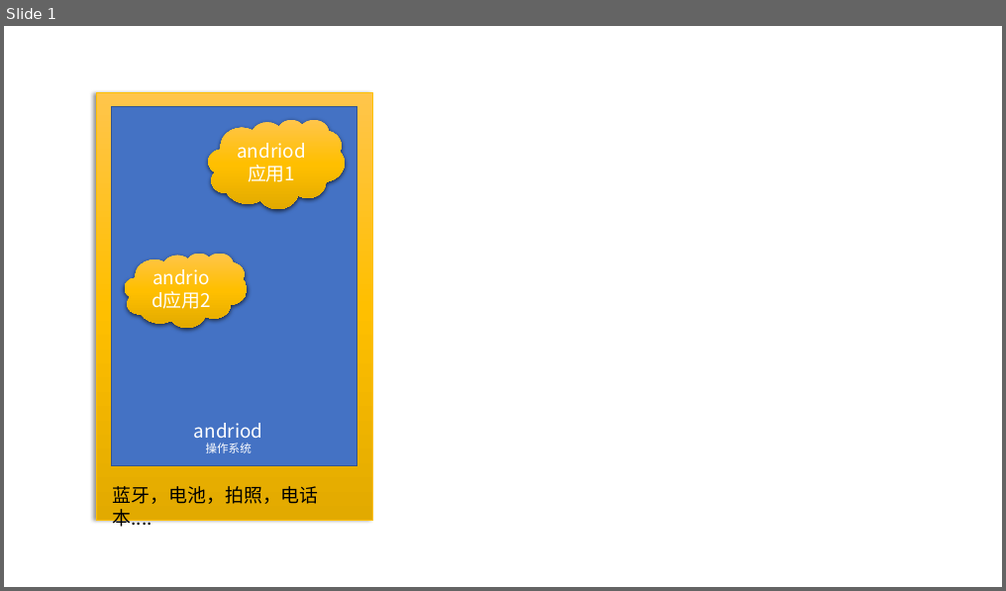
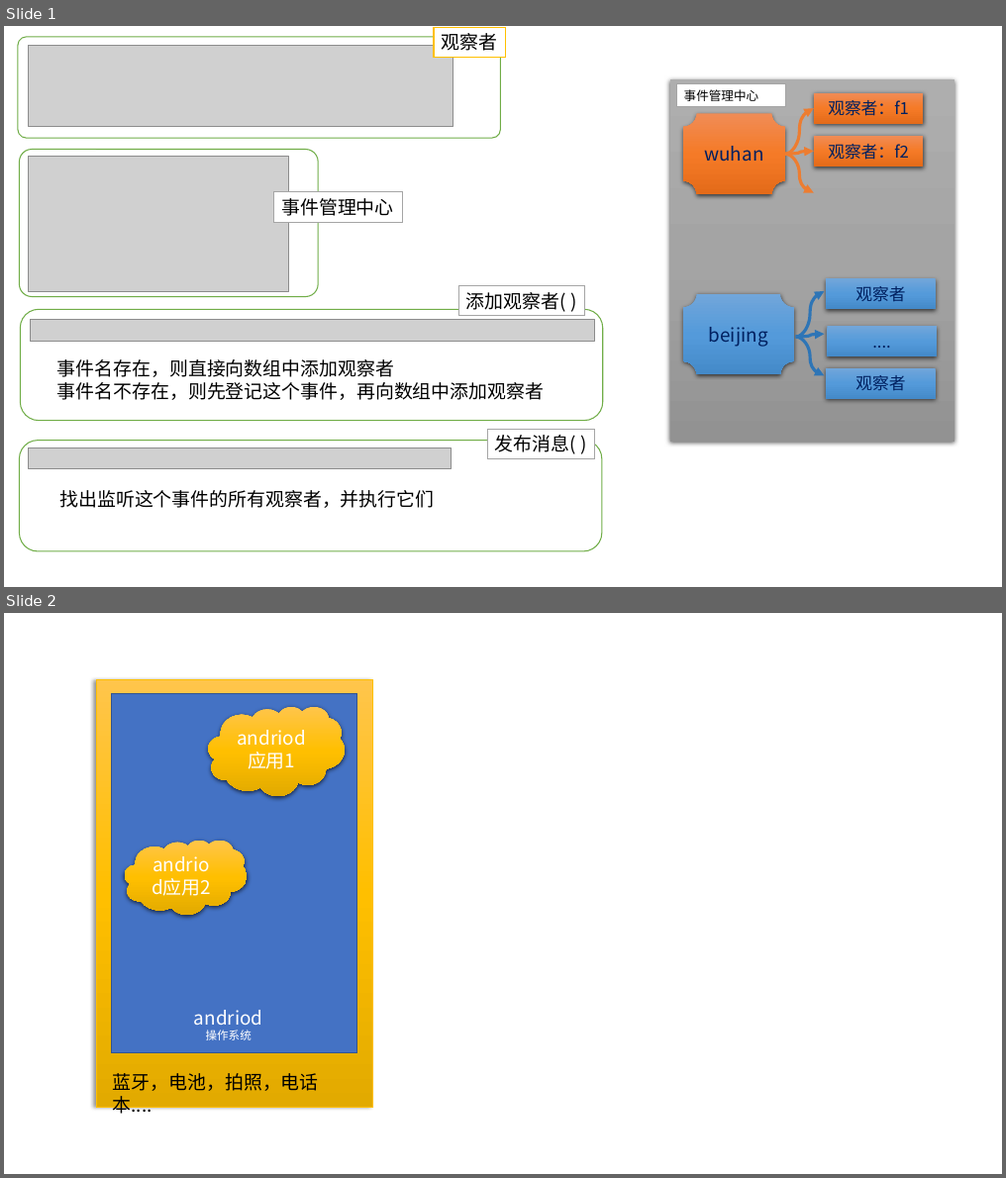
Before and after one commit to hanfei-china/vuemore92, a slide deck: 讲义/ppt.pptx. Shown one above the other, each under a label of ours: slide 1 before the commit, slides 1 and 2 after it. The pictures are 1006x591 and 1006x1178 pixels, drawn with LibreOffice and Linux fonts; fonts in the diff are those of the drawing; grey boxes stand for pictures. Boxes give left, top, right and bottom in pixels: in the first picture for what was removed or moved away, otherwise in the second. Text is boxed around its words. In the diff, an @@ line names an element or a change of style, - is before the commit and + after.

```diff
--- a/讲义/ppt.pptx
+++ b/讲义/ppt.pptx
@@ slide 1 added at box(4, 26, 1002, 587), background #FFFFFF @@
@@ rounded rectangle added at box(18, 37, 500, 138), fill #FFFFFF, outline #70AD47 1 pt @@
@@ picture added at box(29, 46, 453, 127) @@
@@ rectangle added at box(434, 28, 506, 58), fill #FFFFFF, outline #FFC000 1 pt, 18 pt, text #000000 @@
+观察者
@@ rectangle added at box(670, 79, 954, 442), fill gradient #AFAFAF to #A5A5A5 to #939393 @@
@@ rectangle added at box(677, 84, 785, 107), fill #FFFFFF, outline #A5A5A5 1 pt, 12 pt, text #000000 @@
+事件管理中心
@@ plaque added at box(683, 113, 785, 194), fill gradient #F18C57 to #F67B28 to #E56C19, 18 pt, text #002060 @@
+wuhan
@@ curved arrow added from (785, 154) to (814, 108), #ED7D31 3 pt @@
@@ rectangle added at box(814, 93, 924, 124), fill gradient #F18C57 to #F67B28 to #E56C19, 16 pt, text #002060 @@
+观察者：f1
@@ rectangle added at box(814, 136, 924, 167), fill gradient #F18C57 to #F67B28 to #E56C19, 16 pt, text #002060 @@
+观察者：f2
@@ rounded rectangle added at box(19, 150, 318, 297), fill #FFFFFF, outline #70AD47 1 pt @@
@@ picture added at box(29, 157, 288, 291) @@
@@ curved arrow added from (785, 154) to (814, 193), #ED7D31 3 pt @@
@@ curved arrow added from (785, 154) to (814, 151), #ED7D31 3 pt @@
@@ rectangle added at box(274, 192, 403, 222), fill #FFFFFF, outline #A5A5A5 1 pt, 18 pt, text #000000 @@
+事件管理中心
@@ rectangle added at box(459, 285, 585, 316), fill #FFFFFF, outline #A5A5A5 1 pt, 18 pt, text #000000 @@
+添加观察者( )
@@ curved arrow added from (796, 337) to (825, 291), #2E75B6 3 pt @@
@@ rectangle added at box(826, 279, 936, 310), fill gradient #71A6DB to #559BDB to #448ACA, 16 pt, text #002060 @@
+观察者
@@ rounded rectangle added at box(21, 310, 603, 421), fill #FFFFFF, outline #70AD47 1 pt @@
@@ picture added at box(30, 319, 595, 341) @@
@@ plaque added at box(683, 294, 794, 374), fill gradient #71A6DB to #559BDB to #448ACA, 18 pt, text #002060 @@
+beijing
@@ curved arrow added from (796, 337) to (825, 376), #2E75B6 3 pt @@
@@ curved arrow added from (796, 337) to (825, 335), #2E75B6 3 pt @@
@@ rectangle added at box(828, 326, 937, 357), fill gradient #71A6DB to #559BDB to #448ACA, 16 pt, text #002060 @@
+....
@@ text added at box(57, 360, 544, 400), 18 pt, text #000000 @@
+事件名存在，则直接向数组中添加观察者
+事件名不存在，则先登记这个事件，再向数组中添加观察者
@@ rectangle added at box(826, 369, 936, 399), fill gradient #71A6DB to #559BDB to #448ACA, 16 pt, text #002060 @@
+观察者
@@ rounded rectangle added at box(19, 441, 601, 553), fill #FFFFFF, outline #70AD47 1 pt @@
@@ rectangle added at box(487, 430, 595, 460), fill #FFFFFF, outline #A5A5A5 1 pt, 18 pt, text #000000 @@
+发布消息( )
@@ picture added at box(29, 448, 450, 470) @@
@@ text added at box(59, 490, 434, 508), 18 pt, text #000000 @@
+找出监听这个事件的所有观察者，并执行它们
@@ what was slide 1 is now slide 2 @@
```
Also in this commit, not shown: 3 other files.
